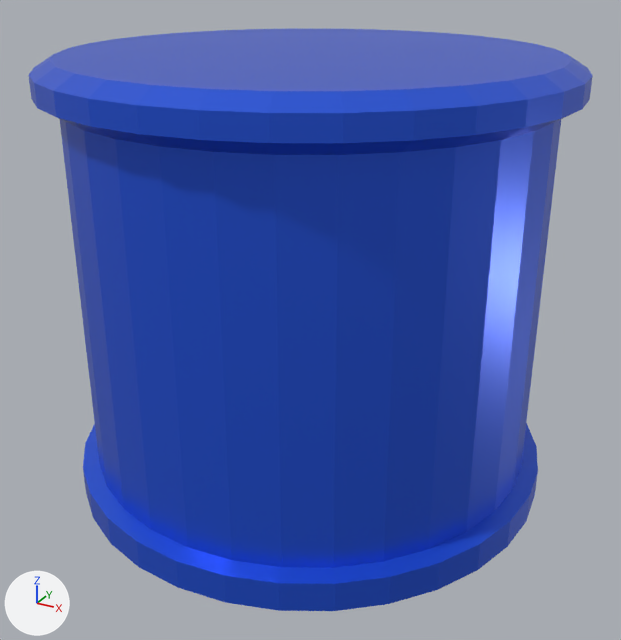
What one commit did to the FBX model My project/Assets/Resources/baril.fbx.
Both versions are drawn from a camera (50 mm lens) standing at (-1.37, -9.2, 2.83) and looking at (-3.45, -5.41, 0.94). The lights are fixed; the arrows at lower left show +X, +Y and +Z. Where no turn or scale is listed for an object, it has been applied to the vertices.

The first picture shows 'baril'.
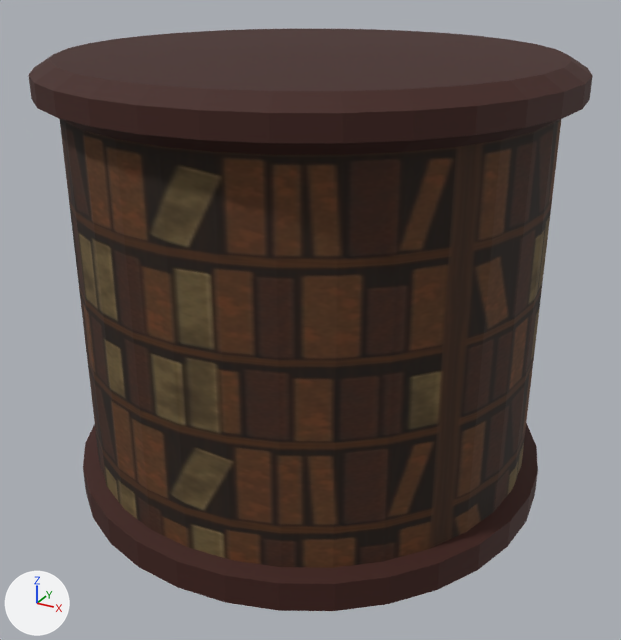
Commit message: new baril

Where the newer file only moved an object's origin or applied its transform, the numbers keep the older frame.

What differs and where, as boxes (x1, y1, x2, y2) in the pictures (621 x 640 px):
part 1 of me_cylinder_004, recoloured (blue to brown): (60, 119, 561, 568) in both
part 2 of me_cylinder_004, recoloured (blue to brown): (28, 29, 593, 155) in both
part 3 of me_cylinder_004, recoloured (blue to brown): (83, 423, 538, 611) in both

What the commit changed:
Picture 'bookshelf_texture.jpg' (img_bookshelf_texture_jpg) is new.
Material 'pot' (mat_pot) is new.
Its base color is (0.047, 0.00911, 0.00484) (dark red #3d180f).
Its roughness is 0.755.
Material 'bookshelf' (mat_bookshelf) is new.
Its texture is img_bookshelf_texture_jpg.
Its roughness is 0.837.
me_cylinder_004 has 224 vertices, 194 faces and spans x -1.31..1.37, y -1.3..1.38, z -0.96..1.38.
me_cylinder_004 is used by ob_baril; location (-3.531, -5.364, 0.961).
me_cylinder_004 part 1: all 32 faces centred in x -1.18..1.24, y -1.18..1.25, z 0.18 switch from mat_flaskcolor (blue #275be7) to mat_bookshelf (picture img_bookshelf_texture_jpg).
me_cylinder_004 part 2: all 97 faces centred in x -1.3..1.36, y -1.29..1.37, z 1.18..1.38 switch from mat_flaskcolor (blue #275be7) to mat_pot (dark red #3d180f).
me_cylinder_004 part 3: all 65 faces centred in x -1.27..1.33, y -1.27..1.34, z -0.96..-0.79 switch from mat_flaskcolor (blue #275be7) to mat_pot (dark red #3d180f).
